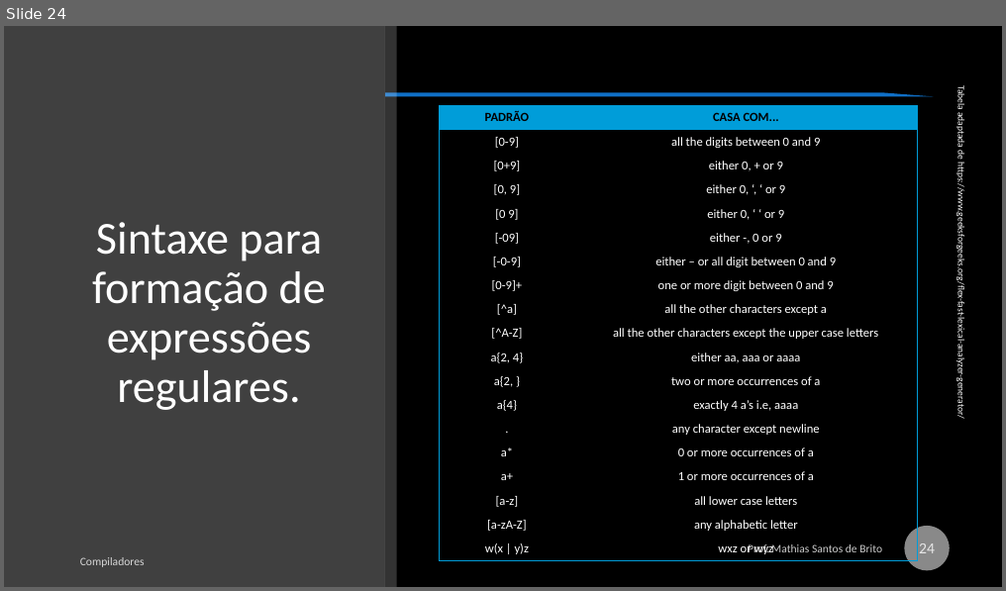
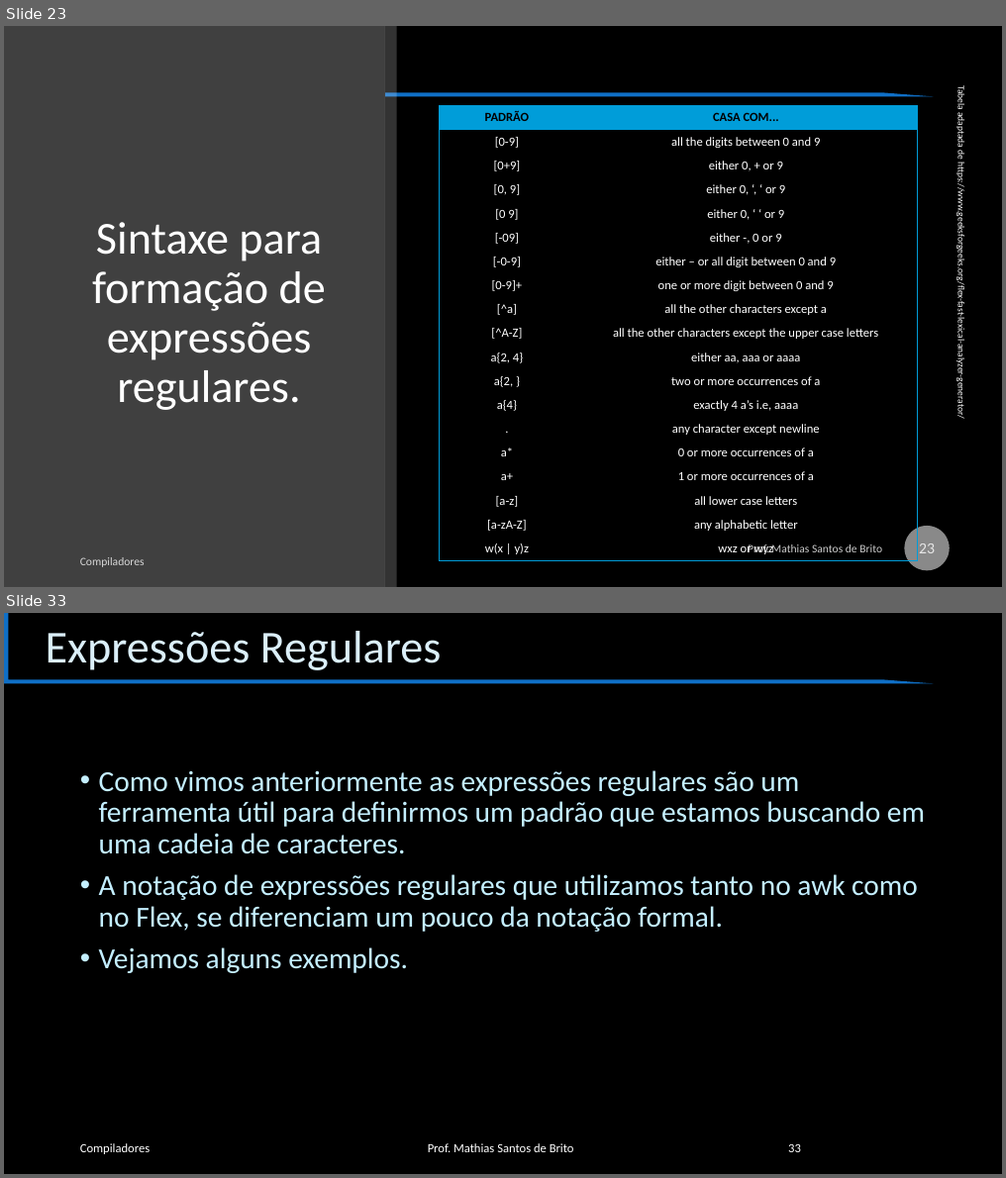
Before and after one commit to cet058-Org/2019.1, a slide deck: slides.pptx. Shown one above the other, each under a label of ours: slide 24 before the commit, slides 23 and 33 after it; the slides between them are not shown. The pictures are 1006x591 and 1006x1178 pixels, drawn with LibreOffice and Linux fonts; fonts in the diff are those of the drawing; background and template pictures are left out. Boxes give left, top, right and bottom in pixels: in the first picture for what was removed or moved away, otherwise in the second. Text is boxed around its words. In the diff, an @@ line names an element or a change of style, - is before the commit and + after.

```diff
--- a/slides.pptx
+++ b/slides.pptx
@@ slide 33 added at bbox=[4, 613, 1002, 1174], background #000000; not listed: 1 template element that a slide beside it also shows @@
@@ title added at bbox=[46, 631, 442, 670], 44 pt, text #DBEFF9 @@
+Expressões Regulares
@@ text added at bbox=[99, 770, 925, 973], 28 pt, text #C4EFFF @@
+• Como vimos anteriormente as expressões regulares são um ferramenta útil para definirmos um padrão que estamos buscando em uma cadeia de caracteres.
+• A notação de expressões regulares que utilizamos tanto no awk como no Flex, se diferenciam um pouco da notação formal.
+• Vejamos alguns exemplos.
@@ text added at bbox=[80, 1144, 150, 1155], 12 pt, text #FFFFFF @@
+Compiladores
@@ text added at bbox=[428, 1144, 574, 1153], 12 pt, text #FFFFFF @@
+Prof. Mathias Santos de Brito
@@ page number added at bbox=[788, 1145, 801, 1153], 12 pt, text #FFFFFF @@
+33
@@ what was slide 24 is now slide 23 @@
@@ page number at bbox=[919, 544, 935, 554]: text changed @@
-24
+23
```
Also in this commit, not shown: 2 slides changed, 17 other slides added.
